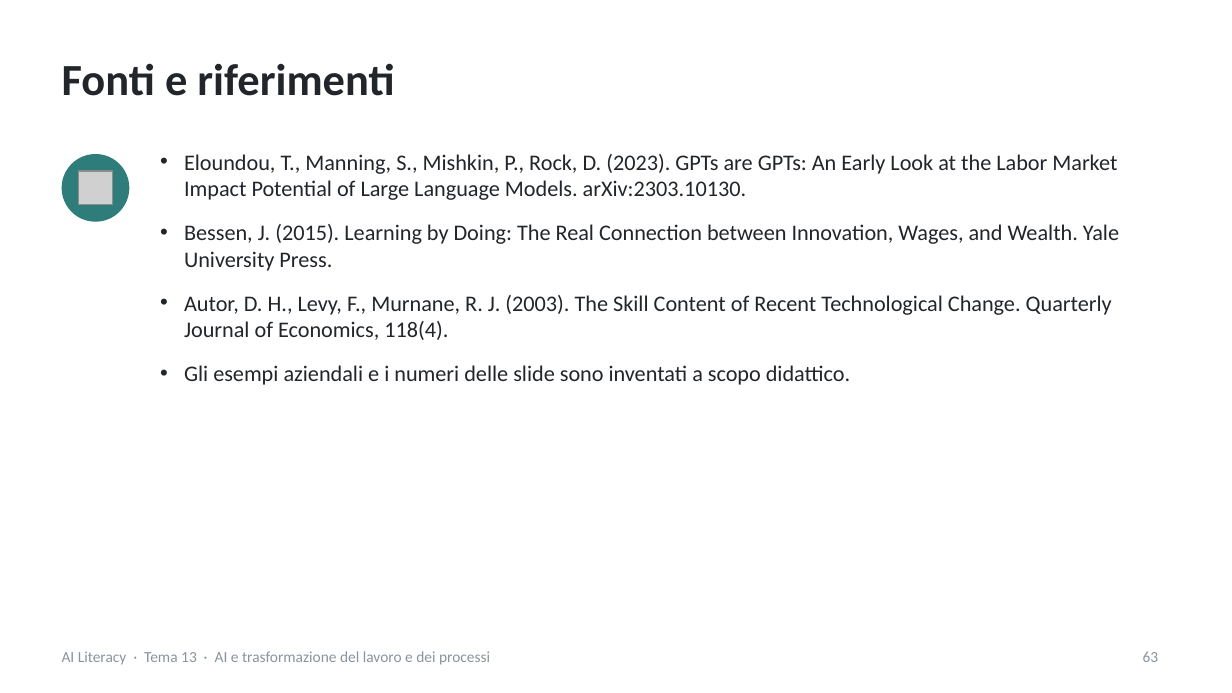
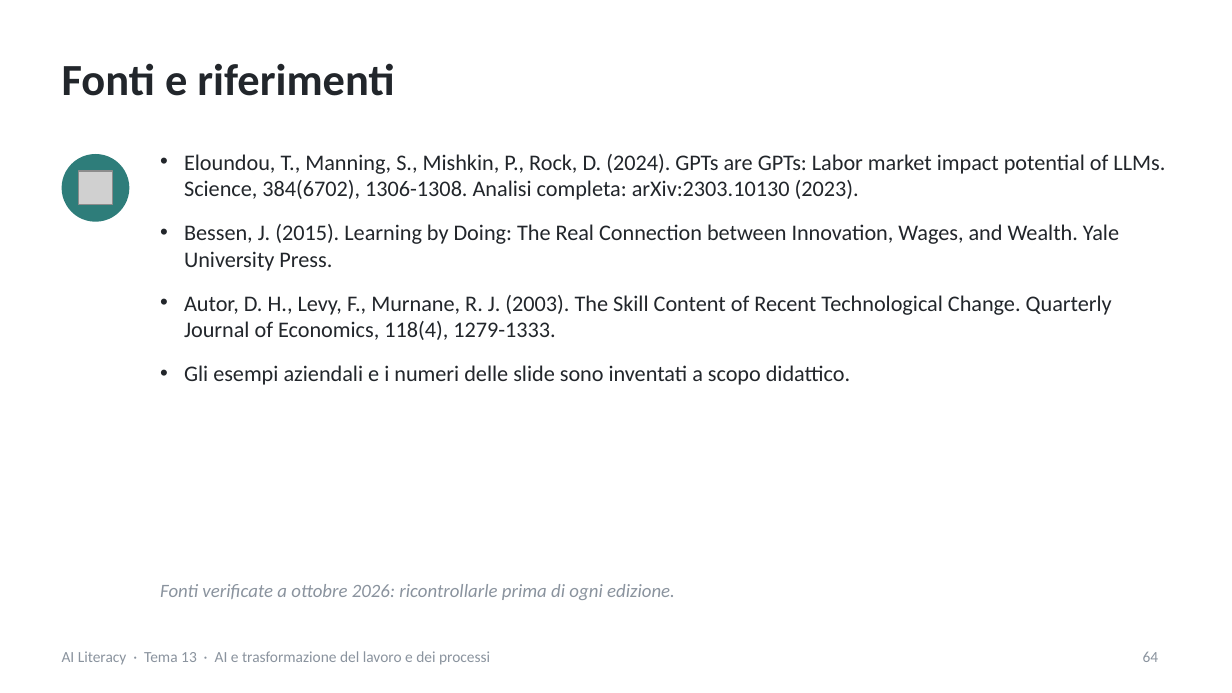
Before and after one commit to NetAi-IT/Formazione-AI-Literacy-Official, a slide deck: slide 64 of Base/Tema13_AI_trasformazione_lavoro_processi.pptx (slide 63 before the commit). Drawn at 1232x693 pixels with LibreOffice and Linux fonts; fonts in the diff are those of the drawing; grey boxes stand for pictures. Boxes give left, top, right and bottom in pixels: in the first picture for what was removed or moved away, otherwise in the second. Text is boxed around its words. In the diff, an @@ line names an element or a change of style, - is before the commit and + after.

```diff
--- a/Base/Tema13_AI_trasformazione_lavoro_processi.pptx
+++ b/Base/Tema13_AI_trasformazione_lavoro_processi.pptx
@@ text at (184,154,1165,200): text changed @@
-• Eloundou, T., Manning, S., Mishkin, P., Rock, D. (2023). GPTs are GPTs: An Early Look at the Labor Market Impact Potential of Large Language Models. arXiv:2303.10130.
+• Eloundou, T., Manning, S., Mishkin, P., Rock, D. (2024). GPTs are GPTs: Labor market impact potential of LLMs. Science, 384(6702), 1306-1308. Analisi completa: arXiv:2303.10130 (2023).
@@ text at (184,295,1112,340): text changed @@
-• Autor, D. H., Levy, F., Murnane, R. J. (2003). The Skill Content of Recent Technological Change. Quarterly Journal of Economics, 118(4).
+• Autor, D. H., Levy, F., Murnane, R. J. (2003). The Skill Content of Recent Technological Change. Quarterly Journal of Economics, 118(4), 1279-1333.
@@ text added at (160,584,675,600), 11 pt, text #8A939E, italic @@
+Fonti verificate a ottobre 2026: ricontrollarle prima di ogni edizione.
@@ page number at (1143,651,1159,662): text changed @@
-63
+64
```
Also in this commit, not shown: 17 other slides changed, 1 slide added, 12 other files.
